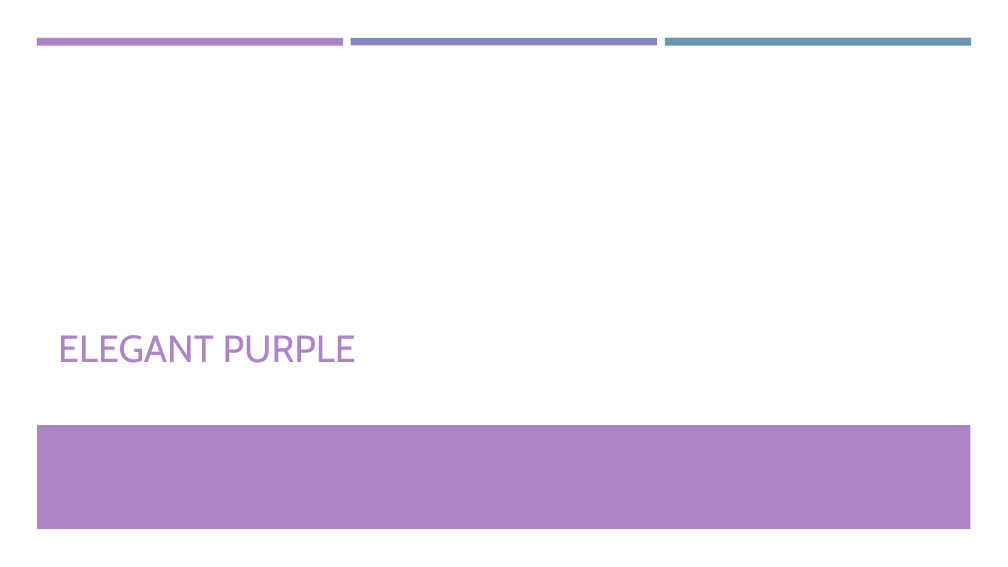
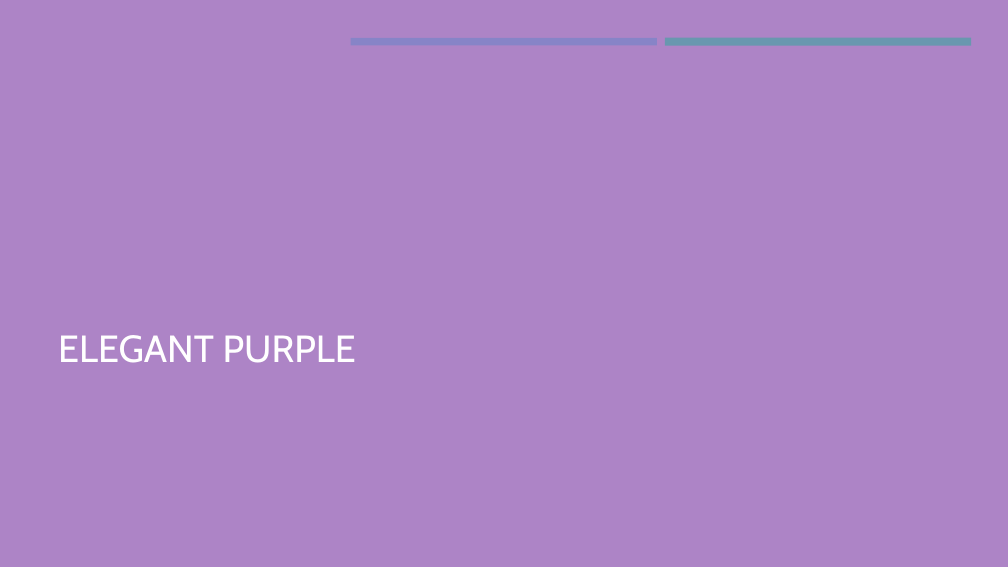
Before and after one commit to braulio-dev/Slidecraft, a slide deck: slide 1 of templates/elegant_purple.pptx (slide 2 before the commit). Drawn at 1008x567 pixels with LibreOffice and Linux fonts; fonts in the diff are those of the drawing. Boxes give left, top, right and bottom in pixels: in the first picture for what was removed or moved away, otherwise in the second. Text is boxed around its words. In the diff, an @@ line names an element or a change of style, - is before the commit and + after.

```diff
--- a/templates/elegant_purple.pptx
+++ b/templates/elegant_purple.pptx
@@ background #FFFFFF to #AD84C6 @@
@@ rectangle removed at (37,38,344,46) @@
@@ title "ELEGANT PURPLE" at (58,335,356,363): text colour #AD84C6 to #FFFFFF @@
```
Also in this commit, not shown: 2 other slides changed, 1 slide removed, 9 other files.
